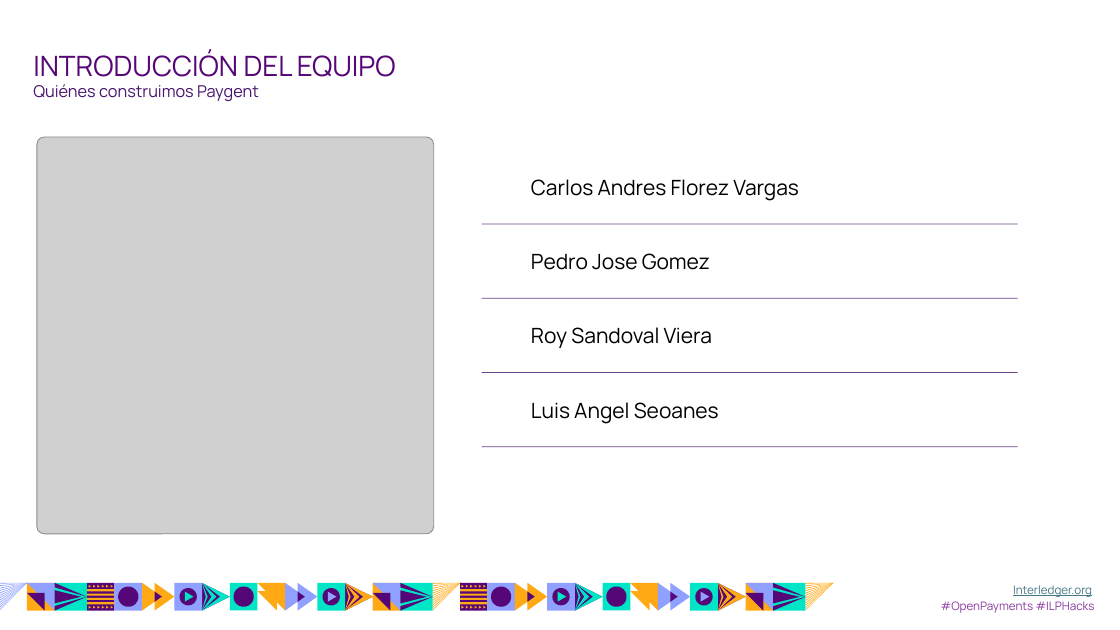
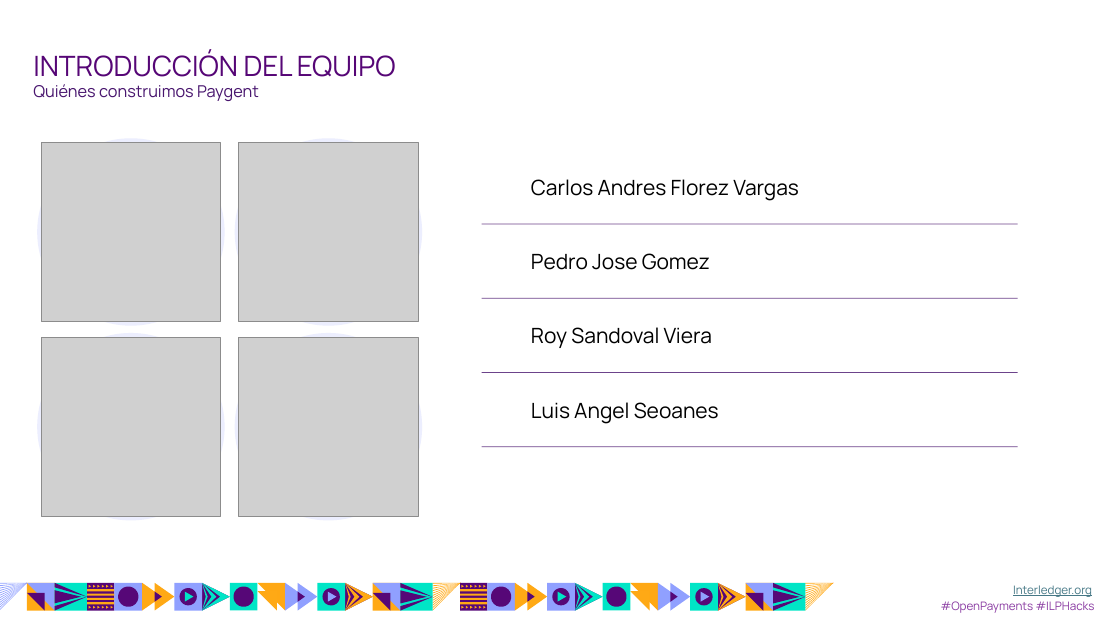
Before and after one commit to luisseoanes/paygent, a slide deck: slide 2 of entrega/diapositivas/paygent.pptx. Drawn at 1120x630 pixels with LibreOffice and Linux fonts; fonts in the diff are those of the drawing; grey boxes stand for pictures; background and template pictures are left out. Boxes give left, top, right and bottom in pixels: in the first picture for what was removed or moved away, otherwise in the second. Text is boxed around its words. In the diff, an @@ line names an element or a change of style, - is before the commit and + after.

```diff
--- a/entrega/diapositivas/paygent.pptx
+++ b/entrega/diapositivas/paygent.pptx
@@ picture removed at (x1=37, y1=137, x2=434, y2=534) @@
@@ ellipse added at (x1=37, y1=139, x2=224, y2=326), fill #ECEEFE @@
@@ picture added at (x1=41, y1=143, x2=220, y2=322) @@
@@ ellipse added at (x1=234, y1=139, x2=422, y2=326), fill #ECEEFE @@
@@ picture added at (x1=239, y1=143, x2=418, y2=322) @@
@@ ellipse added at (x1=37, y1=333, x2=224, y2=520), fill #ECEEFE @@
@@ picture added at (x1=41, y1=337, x2=220, y2=516) @@
@@ ellipse added at (x1=234, y1=333, x2=422, y2=520), fill #ECEEFE @@
@@ picture added at (x1=239, y1=337, x2=418, y2=516) @@
```
Also in this commit, not shown: 4 other slides changed, 2 slides added, 33 other files.
